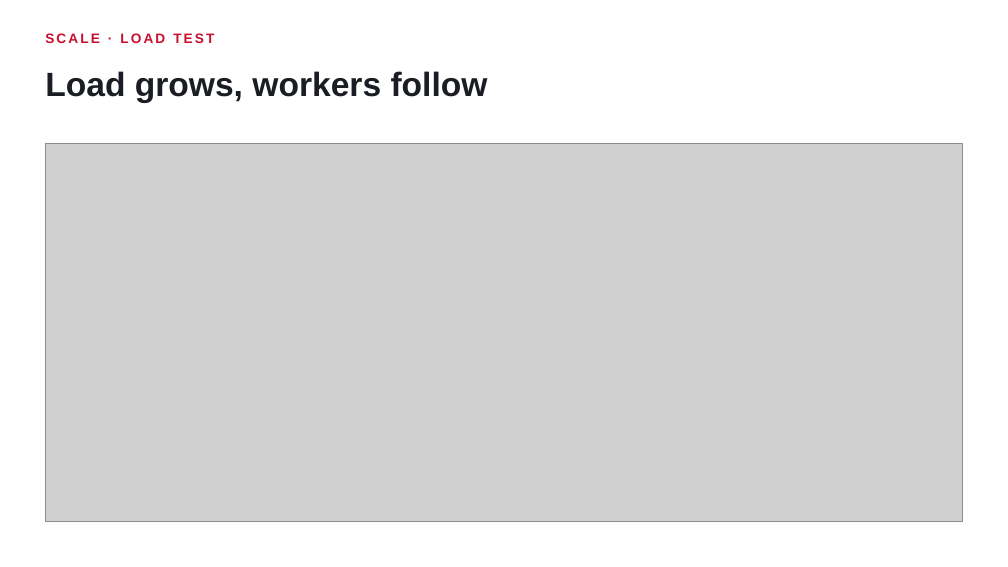
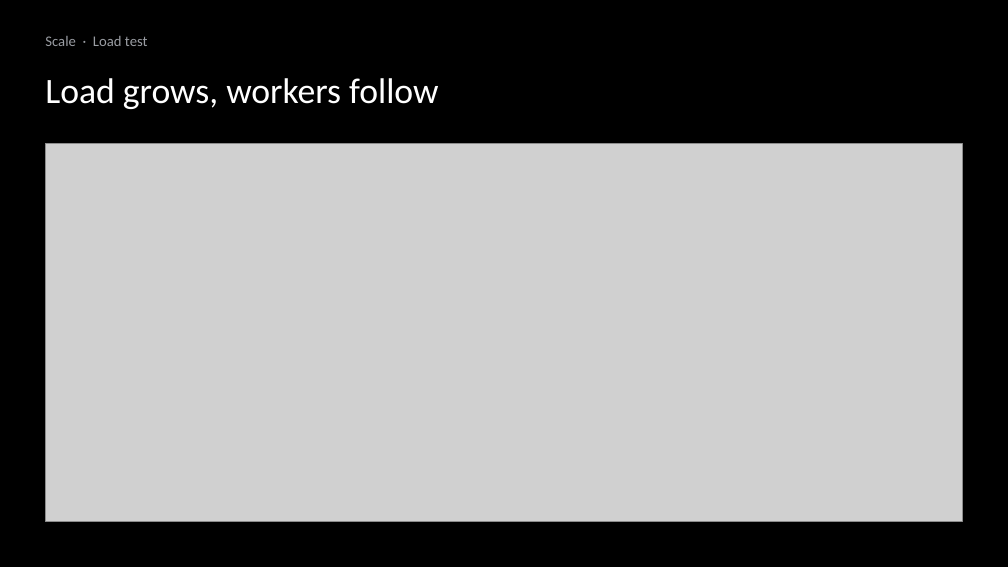
Before and after one commit to ziyangliu-666/lumen-next, a slide deck: slide 13 of docs/platform/slides/out/Team15-Lumen-Platform.pptx. Drawn at 1008x567 pixels with LibreOffice and Linux fonts; fonts in the diff are those of the drawing; grey boxes stand for pictures. Boxes give left, top, right and bottom in pixels: in the first picture for what was removed or moved away, otherwise in the second. Text is boxed around its words. In the diff, an @@ line names an element or a change of style, - is before the commit and + after.

```diff
--- a/docs/platform/slides/out/Team15-Lumen-Platform.pptx
+++ b/docs/platform/slides/out/Team15-Lumen-Platform.pptx
@@ background #FFFFFF to #000000 @@
@@ text at <box>45,36,148,46</box>: text changed; size 13 to 14 pt; font Arial to Calibri; text colour #C8102E to #9A9DA3; bold off @@
-SCALE · LOAD TEST
+Scale · Load test
@@ text "Load grows, workers follow" at <box>45,78,438,109</box>: size 32 to 34 pt, font Arial to Calibri, text colour #1A1D23 to #FFFFFF, bold off @@
```
Also in this commit, not shown: 18 other slides changed, 14 other files.
